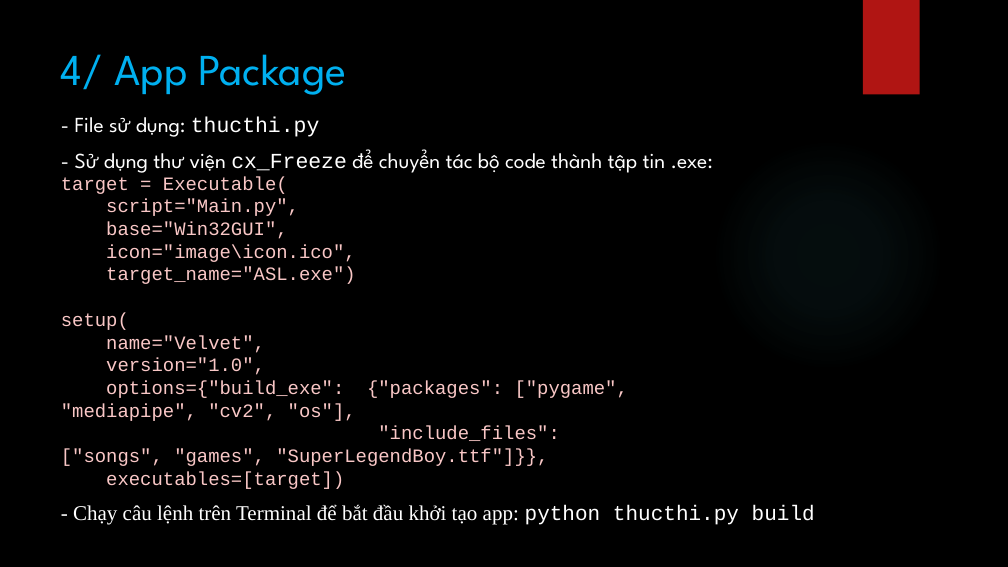
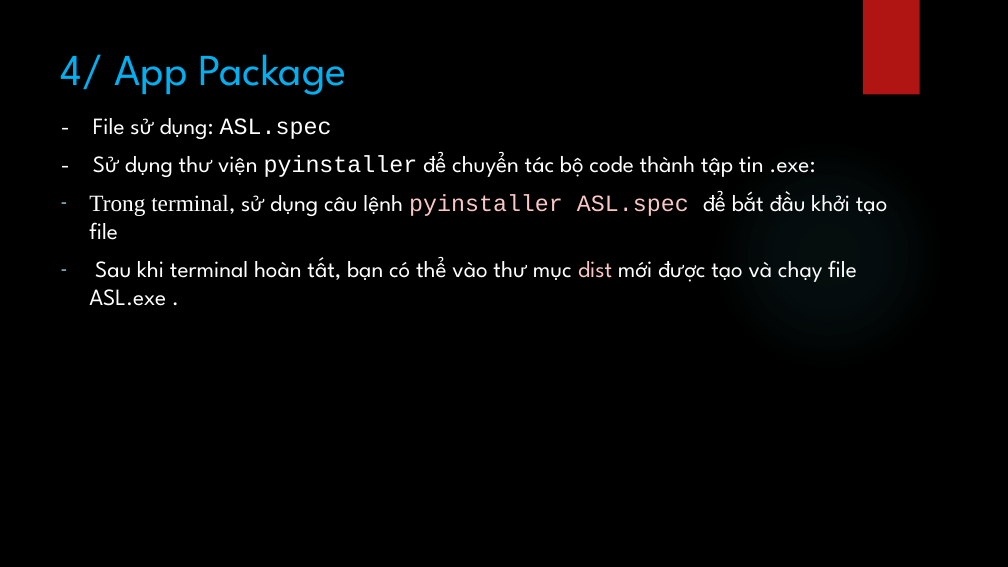
Before and after one commit to huypham2403/game-controller-with-visual-recognition, a slide deck: slide 14 of Slides.pptx. Drawn at 1008x567 pixels with LibreOffice and Linux fonts; fonts in the diff are those of the drawing; background and template pictures are left out. Boxes give left, top, right and bottom in pixels: in the first picture for what was removed or moved away, otherwise in the second. Text is boxed around its words. In the diff, an @@ line names an element or a change of style, - is before the commit and + after.

Commit message:
"updated"

```diff
--- a/Slides.pptx
+++ b/Slides.pptx
@@ text at [89, 118, 888, 282]: text changed; size 20.4 to 22.2 pt @@
-- File sử dụng: thucthi.py
-- Sử dụng thư viện cx_Freeze để chuyển tác bộ code thành tập tin .exe:
+- File sử dụng: ASL.spec
+- Sử dụng thư viện pyinstaller để chuyển tác bộ code thành tập tin .exe:
+– Trong terminal, sử dụng câu lệnh pyinstaller ASL.spec để bắt đầu khởi tạo file
+– Sau khi terminal hoàn tất, bạn có thể vào thư mục dist mới được tạo và chạy file ASL.exe .
@@ text removed at [61, 177, 628, 489] @@
-target = Executable(
-script="Main.py",
-base="Win32GUI",
-icon="image\icon.ico",
-target_name="ASL.exe")
-setup(
-name="Velvet",
-version="1.0",
-options={"build_exe": {"packages": ["pygame", "mediapipe", "cv2", "os"],
-"include_files": ["songs", "games", "SuperLegendBoy.ttf"]}},
-executables=[target])
@@ text removed at [73, 504, 815, 525] @@
-- Chạy câu lệnh trên Terminal để bắt đầu khởi tạo app: python thucthi.py build
```
